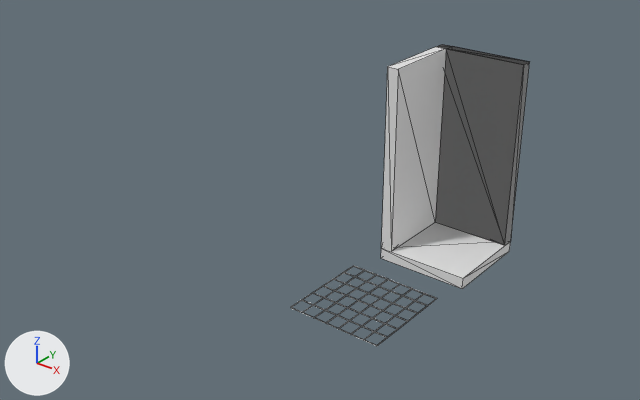
A saved change to the glTF model jakes_test/mesh_library.glb.
One viewpoint serves both versions: a camera (50 mm lens) standing at (8.34, -14.77, 9.17) and looking at (-2.12, -1.69, 1.06). The lights are fixed; the arrows at lower left show +X, +Y and +Z. The older version comes first. Mesh edges are drawn as thin lines.

The older version as bpy lines, for what is in view:
```python
me_cube_005 = bpy.data.meshes.new('Cube.005')
me_cube_005.from_pydata(...)  # a box spanning x -1.0..1.0, y -1.0..1.0, z -0.25..0.0
me_cube_005.materials.append(mat_walls_and_floor)  # white #e7e7e7
me_cube_006 = bpy.data.meshes.new('Cube.006')
me_cube_006.from_pydata(...)  # a box spanning x -1.0..1.0, y 0.75..1.0, z 0.0..4.0
me_cube_006.materials.append(mat_walls_and_floor)  # white #e7e7e7
me_cube_008 = bpy.data.meshes.new('Cube.008')
me_cube_008.from_pydata(...)  # 16 vertices, 28 faces; spans x -1.0..1.0, y -1.0..1.0, z 0.0..4.0
me_cube_008.materials.append(mat_walls_and_floor)  # white #e7e7e7
me_cube_009 = bpy.data.meshes.new('Cube.009')
me_cube_009.from_pydata(...)  # 280 vertices, 672 faces; spans x -1.02..0.98, y -1.0..1.0, z -0.01..0.01
me_cube_009.materials.append(mat_grate)  # white #e7e7e7
ob_floor_tile = bpy.data.objects.new('floor_tile', me_cube_005)
ob_floor_tile.location = (0.0, 0.0, 0.0)
ob_grate = bpy.data.objects.new('grate', me_cube_009)
ob_grate.location = (0.01, -2.97, 0.0)
ob_wall_tile = bpy.data.objects.new('wall_tile', me_cube_006)
ob_wall_tile.location = (0.0, 0.0, 0.0)
ob_wall_tile_corner = bpy.data.objects.new('wall_tile_corner', me_cube_008)
ob_wall_tile_corner.location = (0.0, 0.0, 0.0)
```
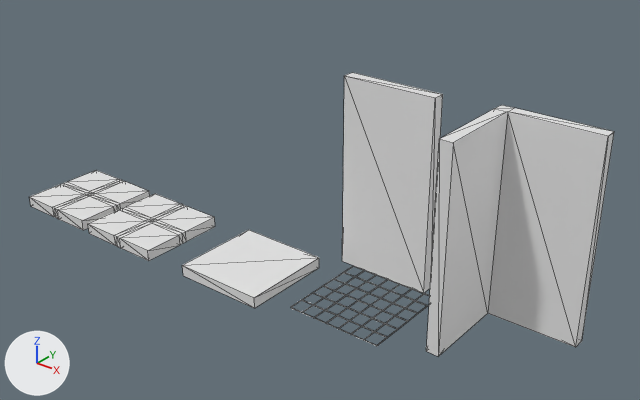
What differs and where, as boxes [x1, y1, x2, y2] in the pictures (640 x 400 px):
'wall_tile_corner', moved
    before: [381, 44, 528, 251]
    after: [426, 105, 614, 356]
'wall_tile', moved
    before: [435, 47, 529, 245]
    after: [342, 72, 443, 293]
'floor_tile', moved
    before: [381, 222, 510, 289]
    after: [182, 230, 319, 308]
'floor_tile_wire_center', added
    after: [88, 194, 215, 261]
    faces in mat_walls_and_floor (white #e7e7e7): [88, 194, 215, 261]
    faces in mat_wire (white #e7e7e7): [114, 204, 187, 238]
'floor_tile_wire_corner', added
    after: [29, 170, 150, 230]
    faces in mat_walls_and_floor (white #e7e7e7): [29, 170, 150, 230]
    faces in mat_wire (white #e7e7e7): [84, 179, 125, 207]

Patch to the scene script:
```diff
--- a/jakes_test/mesh_library.glb.py
+++ b/jakes_test/mesh_library.glb.py
@@ mat_wire @@
+mat_wire = principled_material('wire')
+mat_wire.base_color = (0.8, 0.8, 0.8)  # white #e7e7e7
@@ me_cube_003 @@
+me_cube_003.from_pydata(...)  # 50 vertices, 96 faces; spans x -1.0..1.0, y -1.0..1.0, z -0.25..0.0
+# faces by material slot: [80, 16]
+me_cube_003.materials.append(mat_walls_and_floor)  # white #e7e7e7
+me_cube_003.materials.append(mat_wire)  # white #e7e7e7
@@ me_cube_001 @@
+me_cube_001.from_pydata(...)  # 50 vertices, 96 faces; spans x -1.0..1.0, y -1.0..1.0, z -0.25..0.0
+# faces by material slot: [80, 16]
+me_cube_001.materials.append(mat_walls_and_floor)  # white #e7e7e7
+me_cube_001.materials.append(mat_wire)  # white #e7e7e7
@@ ob_floor_tile @@
 ob_floor_tile = bpy.data.objects.new('floor_tile', me_cube_005)
-ob_floor_tile.location = (0.0, 0.0, 0.0)
+ob_floor_tile.location = (-2.78, -3.15, 0.0)
@@ ob_wall_tile @@
 ob_wall_tile = bpy.data.objects.new('wall_tile', me_cube_006)
-ob_wall_tile.location = (0.0, 0.0, 0.0)
+ob_wall_tile.location = (-0.31, -2.72, 0.0)
@@ ob_wall_tile_corner @@
 ob_wall_tile_corner = bpy.data.objects.new('wall_tile_corner', me_cube_008)
-ob_wall_tile_corner.location = (0.0, 0.0, 0.0)
+ob_wall_tile_corner.location = (2.76, -2.57, 0.0)
@@ ob_floor_tile_wire_corner @@
+ob_floor_tile_wire_corner = bpy.data.objects.new('floor_tile_wire_corner', me_cube_003)
+ob_floor_tile_wire_corner.location = (-8.01, -3.17, 0.0)
@@ ob_floor_tile_wire_center @@
+ob_floor_tile_wire_center = bpy.data.objects.new('floor_tile_wire_center', me_cube_001)
+ob_floor_tile_wire_center.location = (-5.8, -3.18, 0.0)
```
